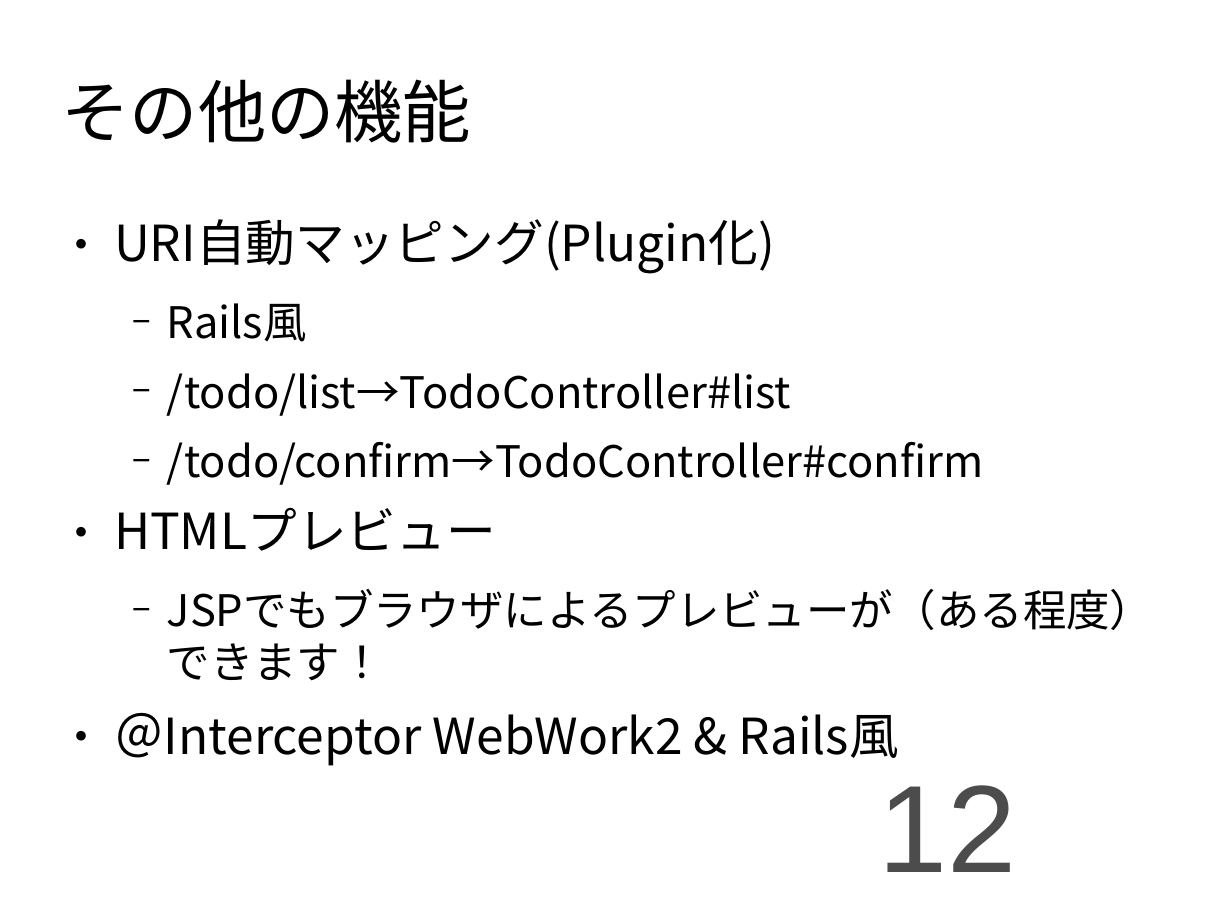
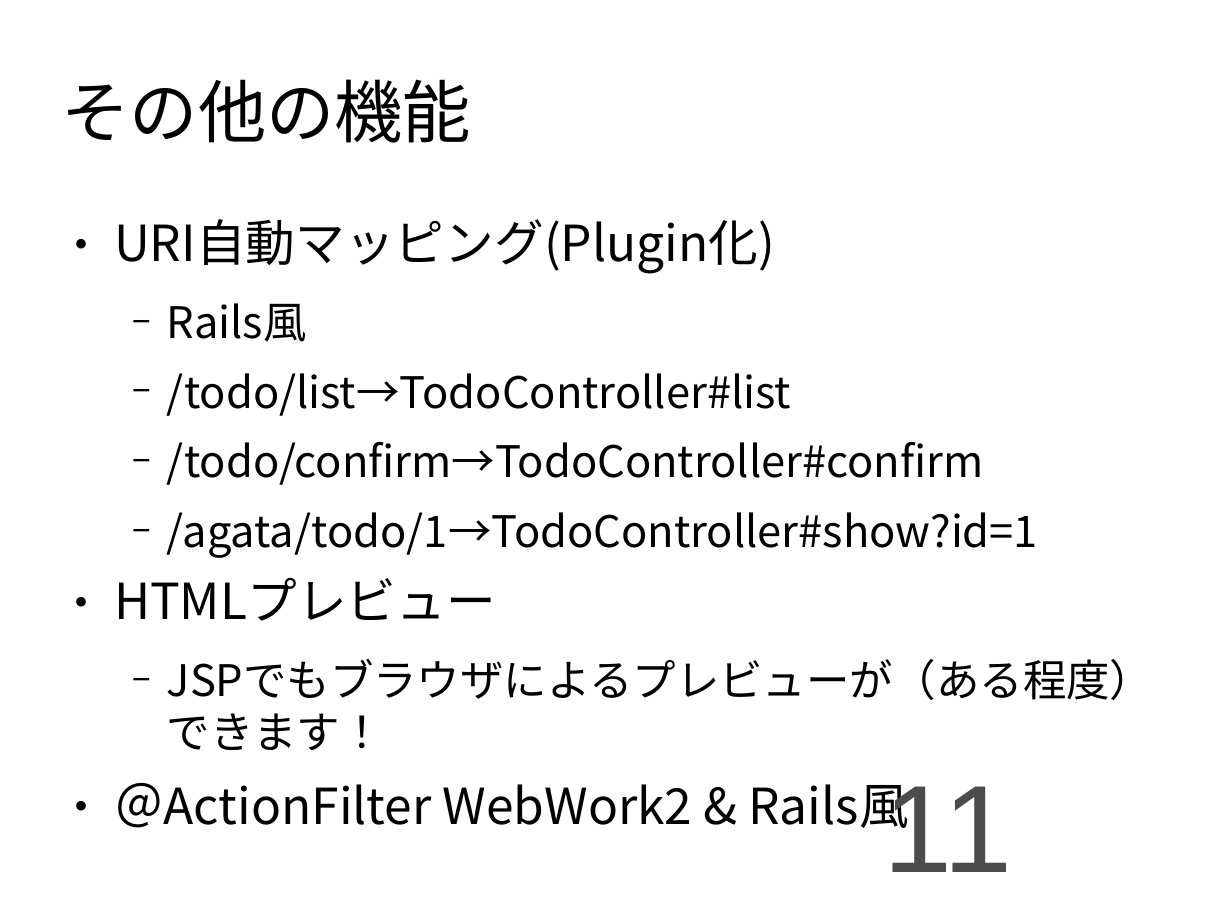
Before and after one commit to seasarorg/cubby, a slide deck: slide 11 of cubby/src/site/resources/presentation/cubby.odp (slide 12 before the commit). Drawn at 1232x924 pixels with LibreOffice and Linux fonts; fonts in the diff are those of the drawing. Boxes give left, top, right and bottom in pixels: in the first picture for what was removed or moved away, otherwise in the second. Text is boxed around its words. In the diff, an @@ line names an element or a change of style, - is before the commit and + after.

```diff
--- a/cubby/src/site/resources/presentation/cubby.odp
+++ b/cubby/src/site/resources/presentation/cubby.odp
@@ text at [167,512,1038,558]: paragraph added @@
+  − /agata/todo/1→TodoController#show?id=1
@@ text at [114,782,910,828]: text changed @@
-● ＠Interceptor WebWork2 & Rails風
+● ＠ActionFilter WebWork2 & Rails風
@@ page number at [884,785,1013,872]: text changed @@
-12
+11
```
Also in this commit, not shown: 3 other slides changed, 1 slide removed.
